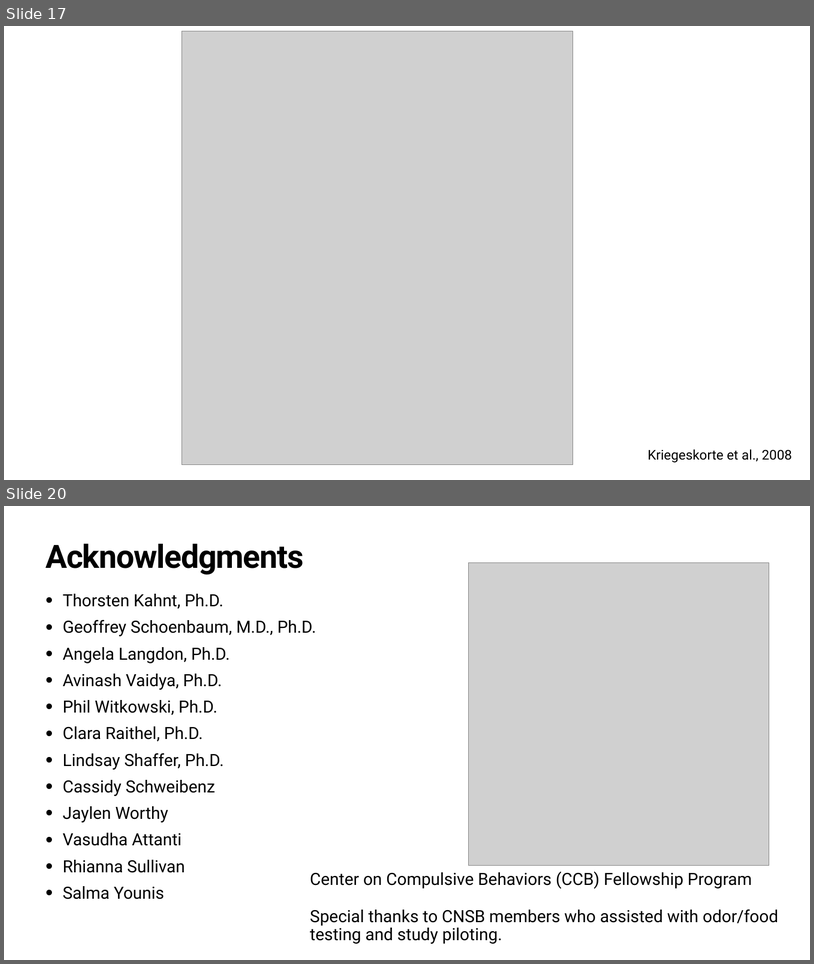
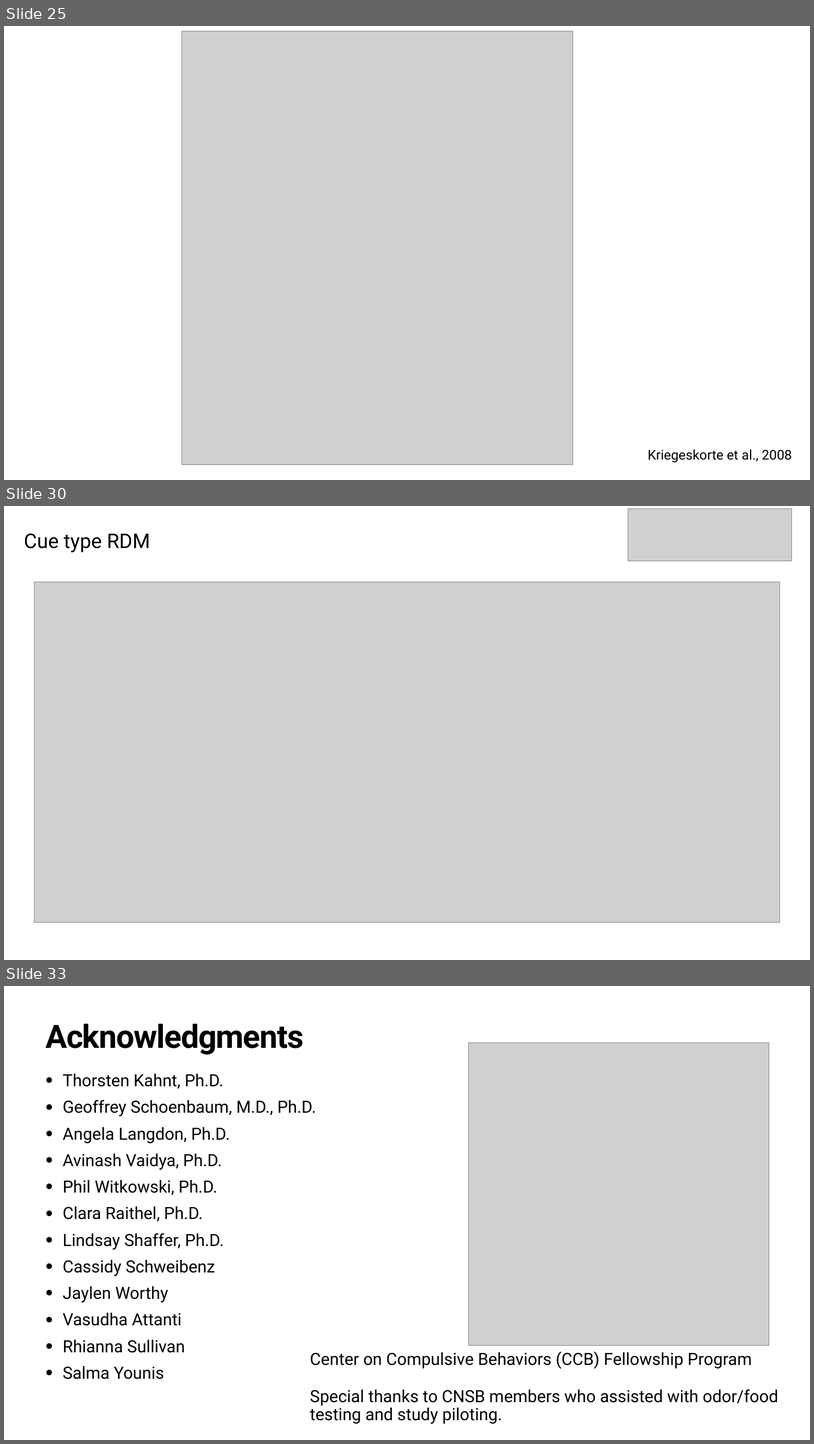
Before and after one commit to QingfangLiu/project-spcd, a slide deck: docs/Joint_lab_meeting.pptx. Shown one above the other, each under a label of ours: slides 17 and 20 before the commit, slides 25, 30 and 33 after it; the slides between them are not shown. The pictures are 814x964 and 814x1444 pixels, drawn with LibreOffice and Linux fonts; fonts in the diff are those of the drawing; grey boxes stand for pictures. Boxes give left, top, right and bottom in pixels: in the first picture for what was removed or moved away, otherwise in the second. Text is boxed around its words. In the diff, an @@ line names an element or a change of style, - is before the commit and + after.

```diff
--- a/docs/Joint_lab_meeting.pptx
+++ b/docs/Joint_lab_meeting.pptx
@@ slide 30 added at (4,506,810,960), background #FFFFFF @@
@@ picture added at (628,509,792,561) @@
@@ text added at (24,533,150,552), 48 pt, text #000000 @@
+Cue type RDM
@@ picture added at (35,582,780,922) @@
@@ what was slide 17 is now slide 25 @@
@@ what was slide 20 is now slide 33 @@
```
Also in this commit, not shown: 1 slide changed, 13 other slides added, 1 slide removed.
